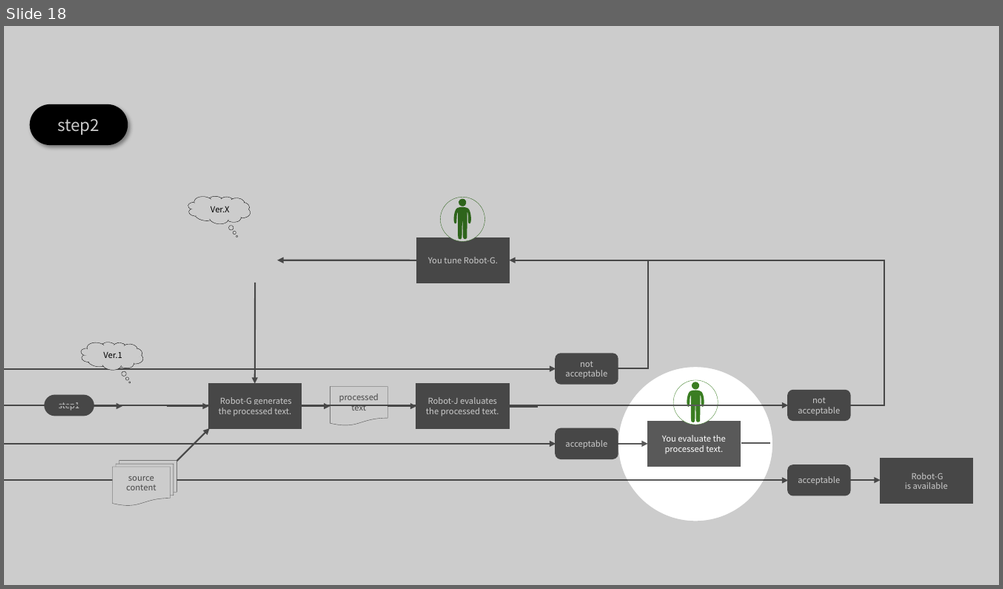
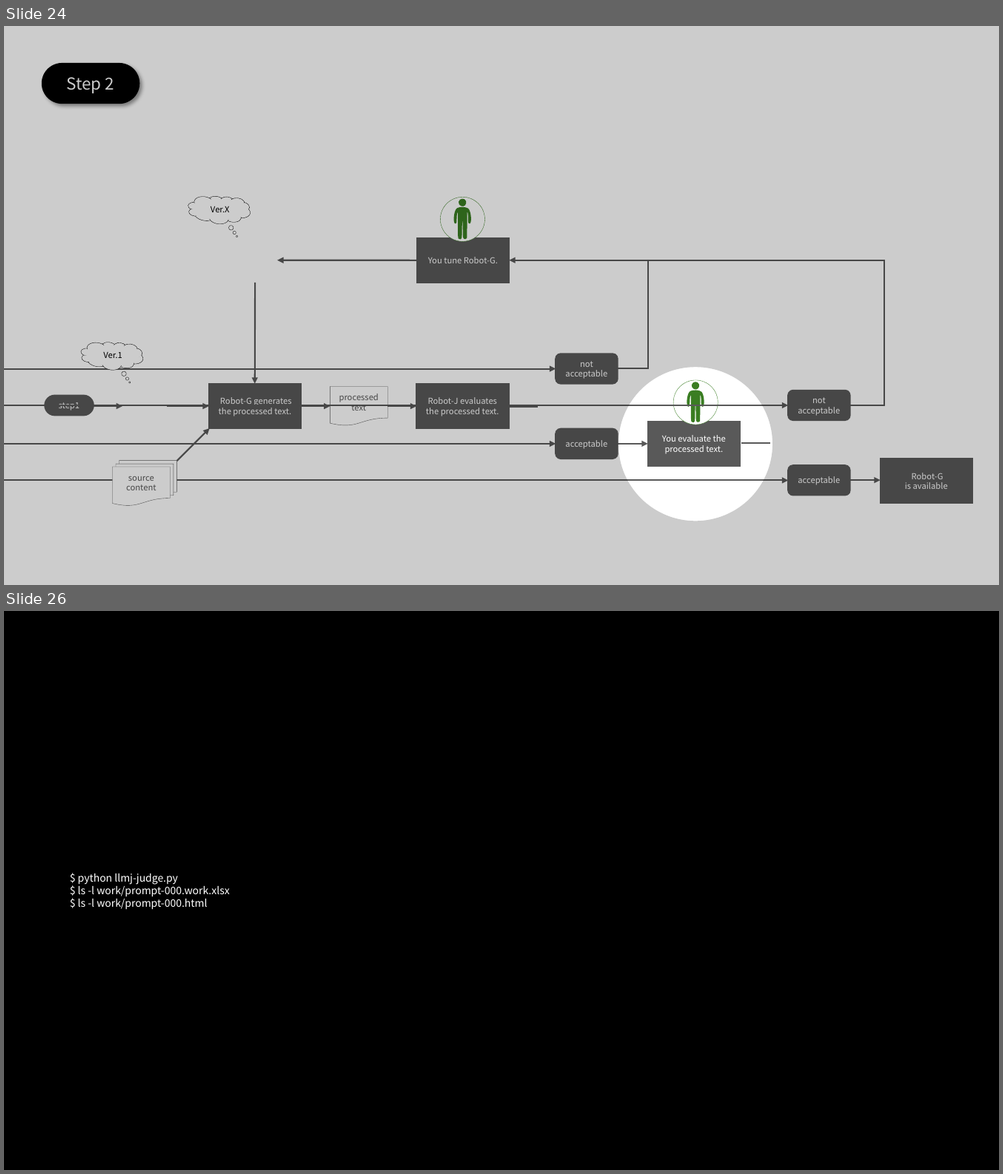
Before and after one commit to nakayama-kazuki/202x, a slide deck: tools/llm-as-a-judge/readme.pptx. Shown one above the other, each under a label of ours: slide 18 before the commit, slides 24 and 26 after it; the slides between them are not shown. The pictures are 1003x589 and 1003x1174 pixels, drawn with LibreOffice and Linux fonts; fonts in the diff are those of the drawing; background and template pictures are left out. Boxes give left, top, right and bottom in pixels: in the first picture for what was removed or moved away, otherwise in the second. Text is boxed around its words. In the diff, an @@ line names an element or a change of style, - is before the commit and + after.

```diff
--- a/tools/llm-as-a-judge/readme.pptx
+++ b/tools/llm-as-a-judge/readme.pptx
@@ slide 26 added at [4,611,999,1170], background #000000 @@
@@ text added at [78,874,229,910], 10 pt, text #FFFFFF @@
+$ python llmj-judge.py
+$ ls -l work/prompt-000.work.xlsx
+$ ls -l work/prompt-000.html
@@ what was slide 18 is now slide 24 @@
@@ slide 24 changed as well @@
@@ rounded rectangle added at [42,64,138,104], fill #000000, outline #000000 1.5 pt, 16 pt, text #FFFFFF @@
+Step 2
@@ rounded rectangle removed at [30,105,126,144] @@
-step2
```
Also in this commit, not shown: 14 other slides changed, 11 other slides added, 5 slides removed.
